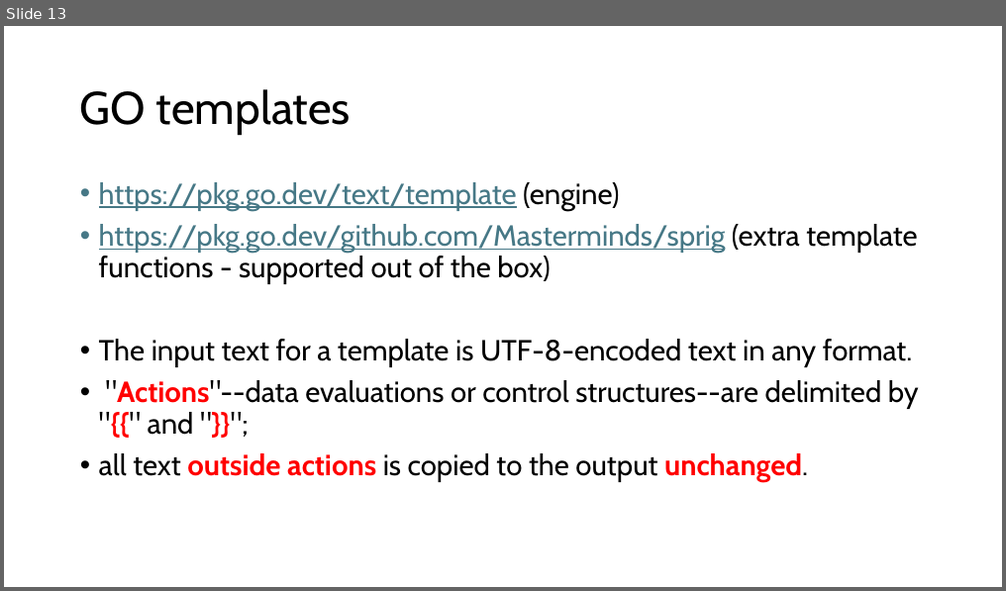
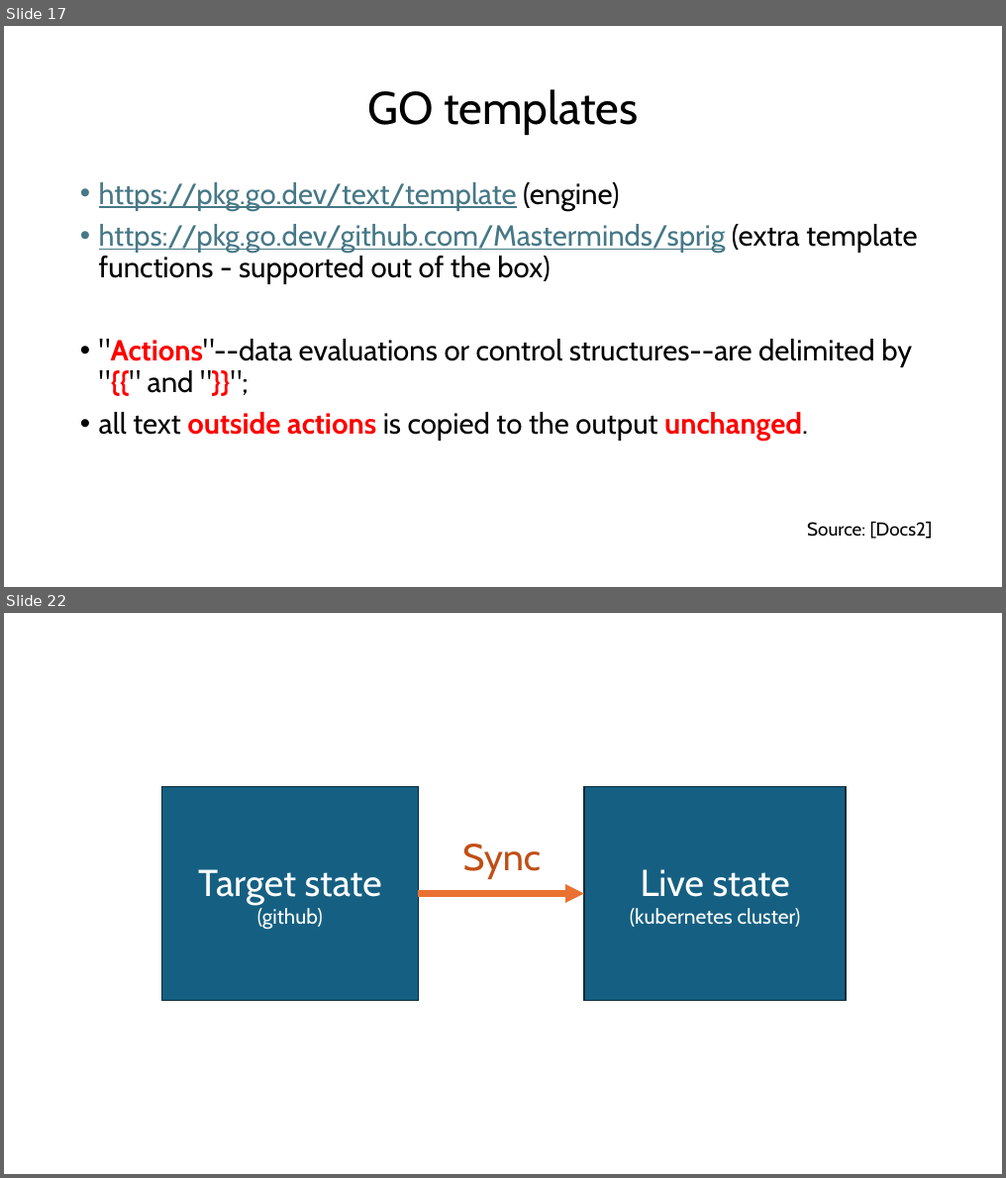
Before and after one commit to witmichal/spring-boot-k8s, a slide deck: kubernetes_vol2.pptx. Shown one above the other, each under a label of ours: slide 13 before the commit, slides 17 and 22 after it; the slides between them are not shown. The pictures are 1006x591 and 1006x1178 pixels, drawn with LibreOffice and Linux fonts; fonts in the diff are those of the drawing. Boxes give left, top, right and bottom in pixels: in the first picture for what was removed or moved away, otherwise in the second. Text is boxed around its words. In the diff, an @@ line names an element or a change of style, - is before the commit and + after.

```diff
--- a/kubernetes_vol2.pptx
+++ b/kubernetes_vol2.pptx
@@ slide 22 added at [4,613,1002,1174], background #FFFFFF @@
@@ rectangle added at [162,786,419,1001], fill #156082, outline #092A39 1.5 pt, 36 pt, text #FFFFFF @@
+Target state
+(github)
@@ rectangle added at [584,786,846,1001], fill #156082, outline #092A39 1.5 pt, 20 pt, text #FFFFFF @@
+Live state
+(kubernetes cluster)
@@ text added at [462,844,541,879], 36 pt, text #C04F15 @@
+Sync
@@ arrow added from (418, 894) to (584, 894), #E97132 6 pt @@
@@ what was slide 13 is now slide 17 @@
@@ slide 17 changed as well @@
@@ title "GO templates" at [367,89,638,135]: alignment left to centre @@
@@ text at [99,339,912,368]: paragraph removed @@
-• The input text for a template is UTF-8-encoded text in any format.
@@ text added at [807,521,933,539], 18 pt, text #000000 @@
+Source: [Docs2]
```
Also in this commit, not shown: 3 other slides changed, 15 other slides added, 6 slides removed, 5 other files.
